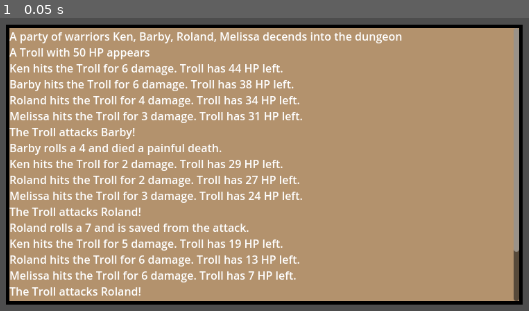
Above: before the commit, frame 1.
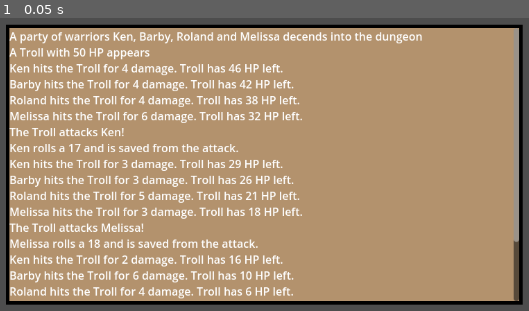
Above: after the commit, the same moment.

Repository: w1dg3r/MonsterQuest
Game: Godot game, scene res://main.tscn
Same seed, same stepped clock (60 frames per second), same inputs: the game is played once before the commit and once after it.
Inputs:
- Up to frame 1 (0.05 s): no input

The runs differ from the first frame. In frame 1, 8.7% of the frame differs, in the area x 1-99%, y 4-96%.

Commit message:
Added 2 methods
StringHelper & Standard dice notation methods

Diff:
--- a/dice.gd
+++ b/Helpers/dice.gd
@@ -56,3 +56,15 @@
 		rolls.append(roll)
 		total += roll
 	return total+modifier
+
+
+static func rollWithDice(diceAmount, diceSides, modifier):
+	var roll = 0
+	var total = 0
+
+	for dice in diceAmount:
+		roll = randi_range(1,diceSides)
+		total += roll
+
+	total += modifier
+	return total
--- /dev/null
+++ b/Helpers/stringHelper.gd
@@ -0,0 +1,30 @@
+class_name stringHelper
+
+
+# Called when the node enters the scene tree for the first time.
+func _ready():
+	pass # Replace with function body.
+
+
+# Called every frame. 'delta' is the elapsed time since the previous frame.
+func _process(delta):
+	pass
+
+
+static func joinWithAnd(names):
+	var count = names.size()
+
+	if count == 0:
+		return ""
+	elif count == 1:
+		return names[0]
+	elif count == 2:
+		return names[0] + " and " + names[1]
+	else:
+		var namesCopy = ""
+		for name in names:
+			namesCopy += name + ", "
+			if name == names[-3]:
+				break
+		namesCopy += names[-2] + " and " + names[-1]
+		return namesCopy
--- a/combat.gd
+++ b/Managers/combatManager.gd
@@ -1,5 +1,8 @@
-extends Node
+#class_name CombatManager
 
+#var	consoleRef: Node
+#func _init(consoleNode):
+#	consoleRef = consoleNode
 
 # Called when the node enters the scene tree for the first time.
 func _ready():
--- a/Managers/game_state.gd
+++ b/Managers/game_state.gd
@@ -9,43 +9,37 @@
 	consoleRef = consoleNode
 
 func _start():
-	var PartyNames = ", ".join(names)
-	consoleRef.printLine("A party of warriors "+ PartyNames +" decends into the dungeon")
-
+	var fixedNames = stringHelper.joinWithAnd(names)
+	consoleRef.printLine("A party of warriors "+ str(fixedNames) +" decends into the dungeon")
 	_SimulateBattle(names,"Troll",50,10)
 
 
 func _SimulateBattle(names, monster: String, monsterHP: int, savingThrowDC: int):
-	print()
 	consoleRef.printLine("A "+monster + " with "+ str(monsterHP) + " HP appears")
-	print()
 
 	while names.size() > 0:
 
 		for name in names:
-			var damage = randi_range(2, 6)
+			var damage = Dice.rollWithDice(1,5,1)
 			monsterHP -= damage
 
 			if monsterHP > 0:
 				consoleRef.printLine(name + " hits the " + monster + " for " + str(damage) + " damage. " + monster + " has " + str(monsterHP) + " HP left.")
-				print()
 
 			elif monsterHP < 0:
 				consoleRef.printLine(name + " hits the " + monster + " for " + str(damage) + " damage which kills it!!")
-				print()
 				break
 
 		if monsterHP < 0:
 			break
 
-		var targetIndex = randi_range(1, names.size())
+		var targetIndex = Dice.rollWithDice(1,names.size(),0)
 		var targetName = names[targetIndex-1]
 
 		consoleRef.printLine("The " + monster + " attacks " + targetName + "!")
-		print()
 
 		var constitution = 5
-		var saveRoll = randi_range(1, 20)
+		var saveRoll = Dice.rollWithDice(1,20,0)
 
 		if constitution + saveRoll > savingThrowDC:
 			consoleRef.printLine(targetName + " rolls a " + str(saveRoll) + " and is saved from the attack.")
@@ -54,11 +48,9 @@
 			consoleRef.printLine(targetName + " rolls a " + str(saveRoll) + " and died a painful death.")
 			names.erase(targetName)
 
-		print()
-
 	if monsterHP > 0:
 		consoleRef.printLine("Your party has died and the " + monster + " will ravish the lands!")
 
 	else:
-		var remainingNames = ", ".join(names)
+		var remainingNames = stringHelper.joinWithAnd(names)
 		consoleRef.printLine("The " + monster + " collapses and " + remainingNames + " move on!")
--- a/console.tscn
+++ b/console.tscn
@@ -1,6 +1,6 @@
 [gd_scene load_steps=2 format=3 uid="uid://b27g5h6p3myt0"]
 
-[ext_resource type="Script" path="res://console.gd" id="1_osuiy"]
+[ext_resource type="Script" path="res://Helpers/console.gd" id="1_osuiy"]
 
 [node name="PanelContainer" type="PanelContainer"]
 offset_right = 40.0
--- a/main.gd
+++ b/main.gd
@@ -1,7 +1,9 @@
 extends Node2D
 
 @onready var console = $Console
+#@onready var combatManager = $CombatManager
 @onready var gm = GameState.new(console)
+#@onready var cm = CombatManager.new(console)
 
 func _ready():
 	#Globals.print = console_print
--- a/main.tscn
+++ b/main.tscn
@@ -1,7 +1,7 @@
 [gd_scene load_steps=5 format=3 uid="uid://frsegamen2i3"]
 
 [ext_resource type="Script" path="res://main.gd" id="1_bjkok"]
-[ext_resource type="Script" path="res://dice.gd" id="2_o3oqc"]
+[ext_resource type="Script" path="res://Helpers/dice.gd" id="2_o3oqc"]
 [ext_resource type="PackedScene" uid="uid://b27g5h6p3myt0" path="res://console.tscn" id="3_3satt"]
 
 [sub_resource type="StyleBoxFlat" id="StyleBoxFlat_rv83t"]
@@ -12,7 +12,7 @@
 border_width_bottom = 5
 border_color = Color(0, 0, 0, 1)
 
-[node name="Base" type="Node2D"]
+[node name="Game" type="Node2D"]
 script = ExtResource("1_bjkok")
 
 [node name="Dice" type="Node" parent="."]
@@ -26,3 +26,7 @@
 offset_right = 941.0
 offset_bottom = 519.0
 theme_override_styles/panel = SubResource("StyleBoxFlat_rv83t")
+
+[node name="Node" type="Node" parent="."]
+
+[node name="CombatManage" type="Node" parent="."]
Renamed: console.gd -> Helpers/console.gd
Not shown, added: Screenshots/1.0.png.import
Binary file added: Screenshots/stringHelper.png
Not shown, added: Screenshots/stringHelper.png.import
